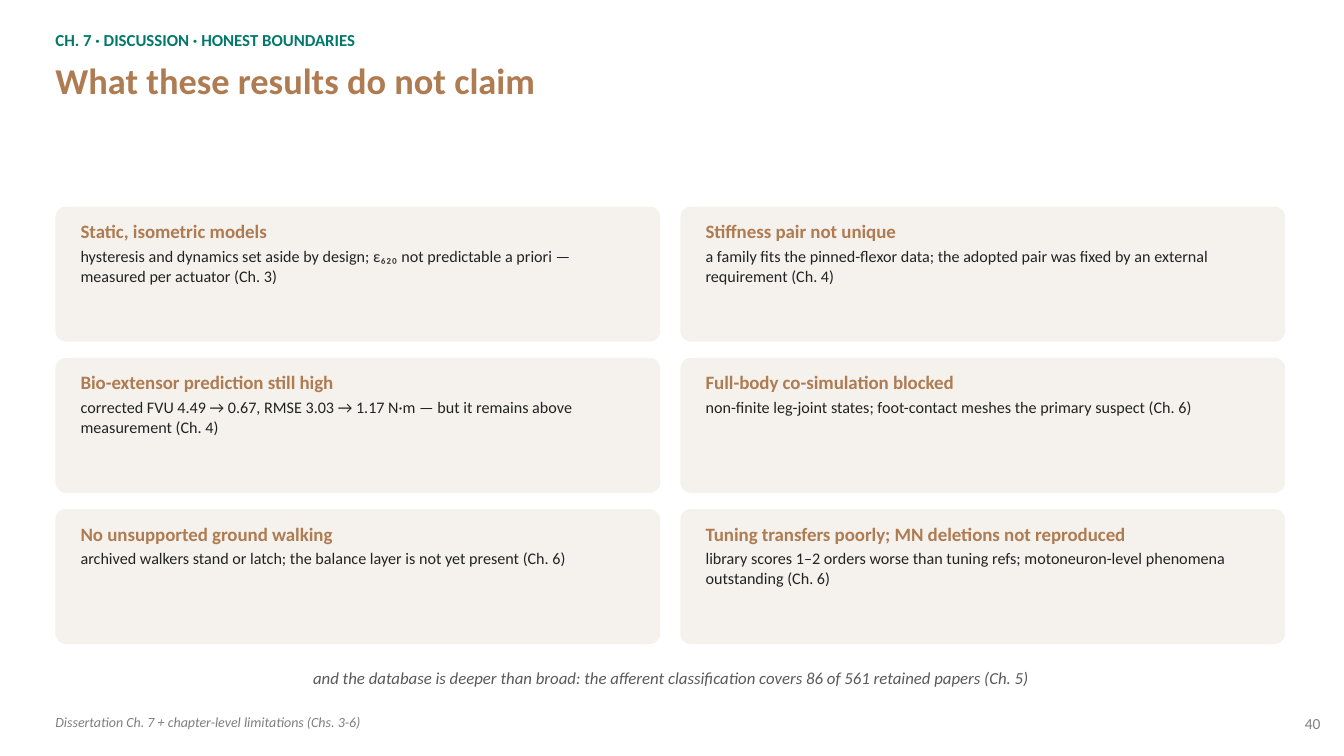
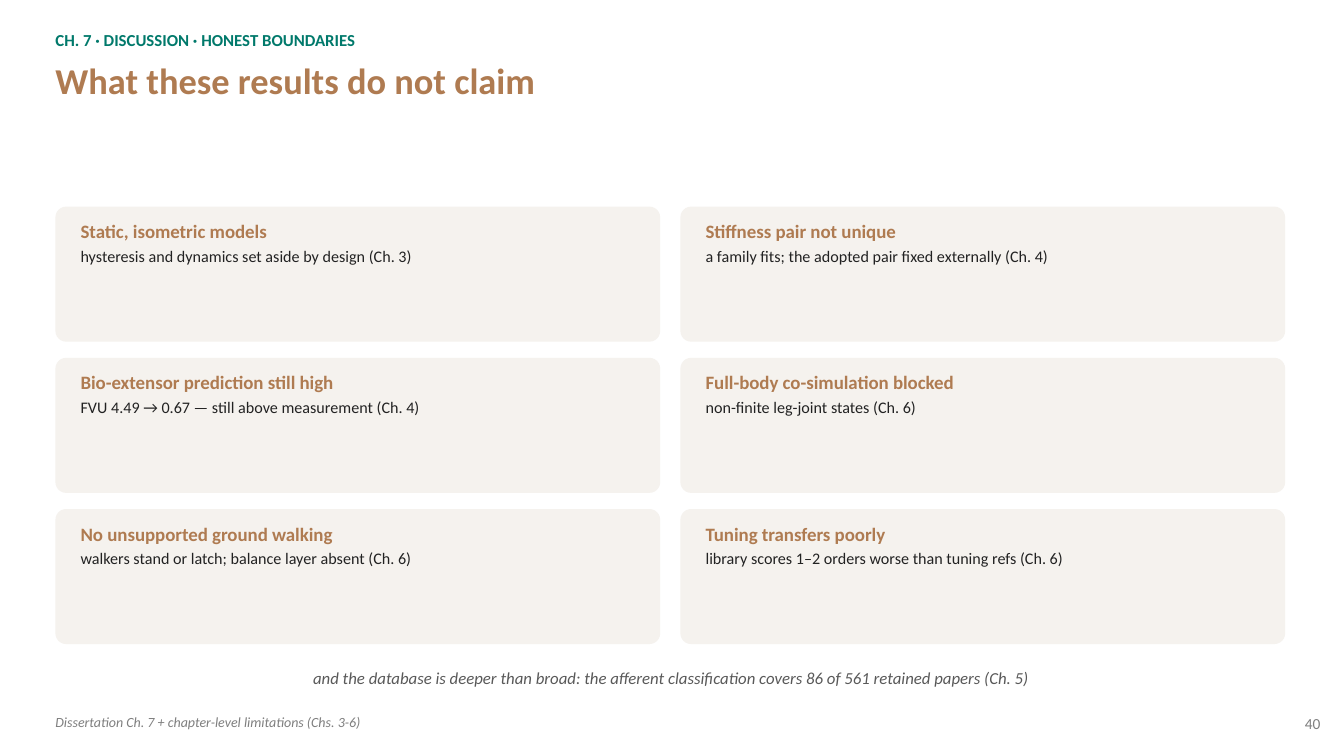
Before and after one commit to Agile-and-Adaptive-Robotics/Bipedal_Robot, a slide deck: slide 40 of Documentation/Reports and Papers/Dissertation/Defense/Bolen_Dissertation_Defense.pptx. Drawn at 1344x756 pixels with LibreOffice and Linux fonts; fonts in the diff are those of the drawing. Boxes give left, top, right and bottom in pixels: in the first picture for what was removed or moved away, otherwise in the second. Text is boxed around its words. In the diff, an @@ line names an element or a change of style, - is before the commit and + after.

```diff
--- a/Documentation/Reports and Papers/Dissertation/Defense/Bolen_Dissertation_Defense.pptx
+++ b/Documentation/Reports and Papers/Dissertation/Defense/Bolen_Dissertation_Defense.pptx
@@ text at <box>81,250,411,265</box>: text changed @@
-hysteresis and dynamics set aside by design; ε₆₂₀ not predictable a priori — measured per actuator (Ch. 3)
+hysteresis and dynamics set aside by design (Ch. 3)
@@ text at <box>706,250,1048,265</box>: text changed @@
-a family fits the pinned-flexor data; the adopted pair was fixed by an external requirement (Ch. 4)
+a family fits; the adopted pair fixed externally (Ch. 4)
@@ text at <box>81,401,419,415</box>: text changed @@
-corrected FVU 4.49 → 0.67, RMSE 3.03 → 1.17 N·m — but it remains above measurement (Ch. 4)
+FVU 4.49 → 0.67 — still above measurement (Ch. 4)
@@ text at <box>706,401,916,416</box>: text changed @@
-non-finite leg-joint states; foot-contact meshes the primary suspect (Ch. 6)
+non-finite leg-joint states (Ch. 6)
@@ text at <box>706,528,1063,567</box>: text changed @@
-Tuning transfers poorly; MN deletions not reproduced
-library scores 1–2 orders worse than tuning refs; motoneuron-level phenomena outstanding (Ch. 6)
+Tuning transfers poorly
+library scores 1–2 orders worse than tuning refs (Ch. 6)
@@ text at <box>81,552,411,567</box>: text changed @@
-archived walkers stand or latch; the balance layer is not yet present (Ch. 6)
+walkers stand or latch; balance layer absent (Ch. 6)
```
Also in this commit, not shown: 8 other slides changed, 21 other files.
